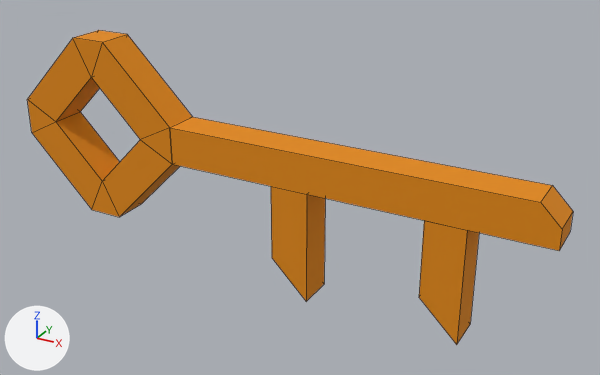
Before and after pictures for a commit that changed the FBX model unity_project/Paper Box/Assets/Models/Items/Items.fbx_Key_3.fbx.
Both versions are drawn from a 50 mm lens placed at (3.254, -3.332, 0.154), pointed at (3.067, -2.993, -0.016). The axes (+X, +Y, +Z) are drawn at lower left. The lights are the same throughout. Mesh edges are drawn as thin lines.

The first picture shows 'Key 3'.
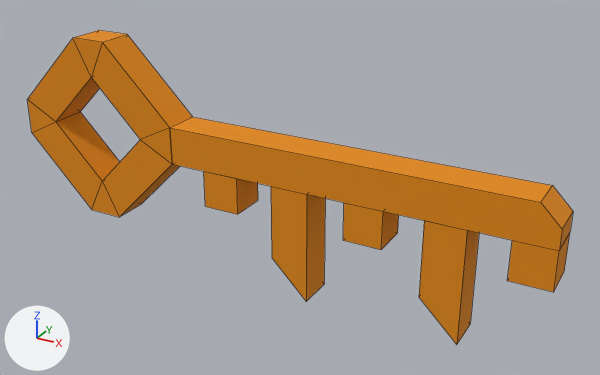
Changed parts and their boxes [x1, y1, x2, y2] in the pictures (600 x 375 px):
part 1 of me_cube_002, added (orange): after [204, 171, 258, 214]
part 2 of me_cube_002, added (orange): after [343, 203, 399, 250]
part 3 of me_cube_002, added (orange): after [507, 233, 570, 292]

The change, as a list of edits to the scene's bpy script:
```text
Change me_cube_002:
    where me_cube_002.from_pydata(...)  # 50 vertices, 47 faces; spans x -0.1..0.2, y -0.01..0.01, z -0.07..0.05
    used by ob_key_3; location = (3.0, -3.0, 0.0)
    me_cube_002 part 1: a new loose piece, a box spanning x 0.02..0.04, y -0.01..0.01, z -0.03..-0.01, in mat_orange (orange #e48a08)
    me_cube_002 part 2: a new loose piece, a box spanning x 0.1..0.12, y -0.01..0.01, z -0.03..-0.01, in mat_orange (orange #e48a08)
    me_cube_002 part 3: a new loose piece, a box spanning x 0.18..0.2, y -0.01..0.01, z -0.03..-0.01, in mat_orange (orange #e48a08)
```
